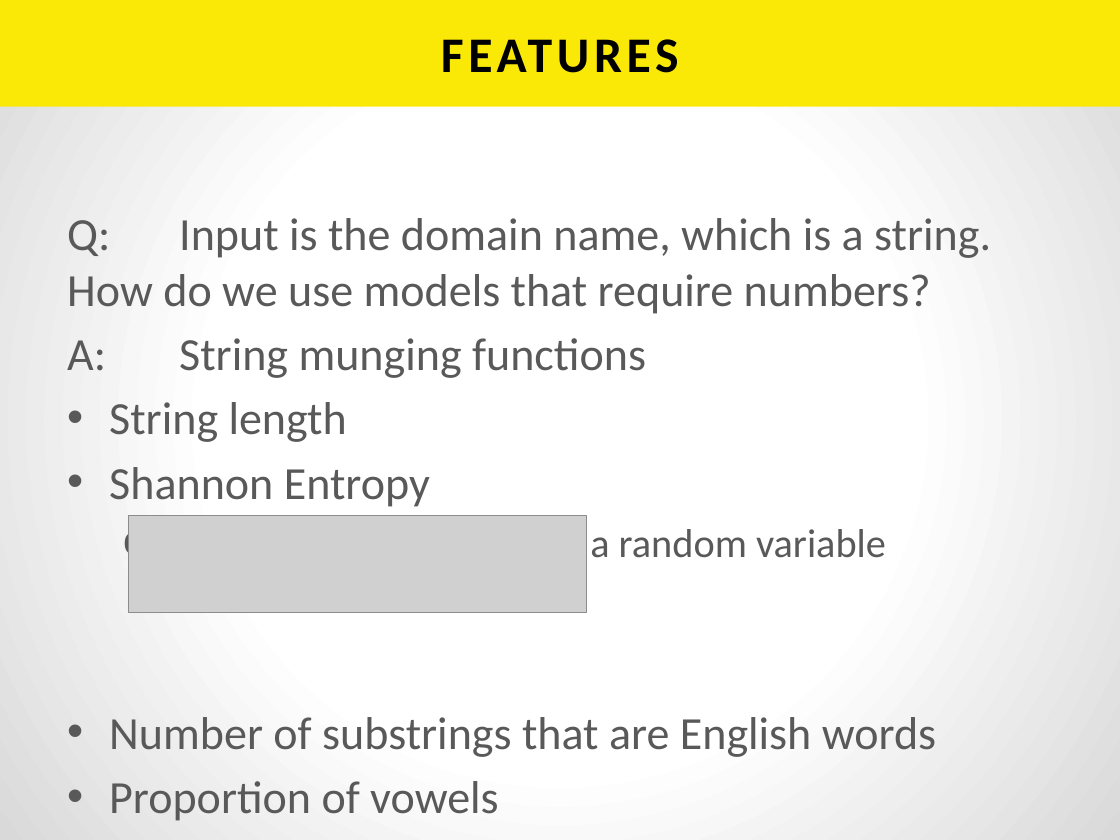
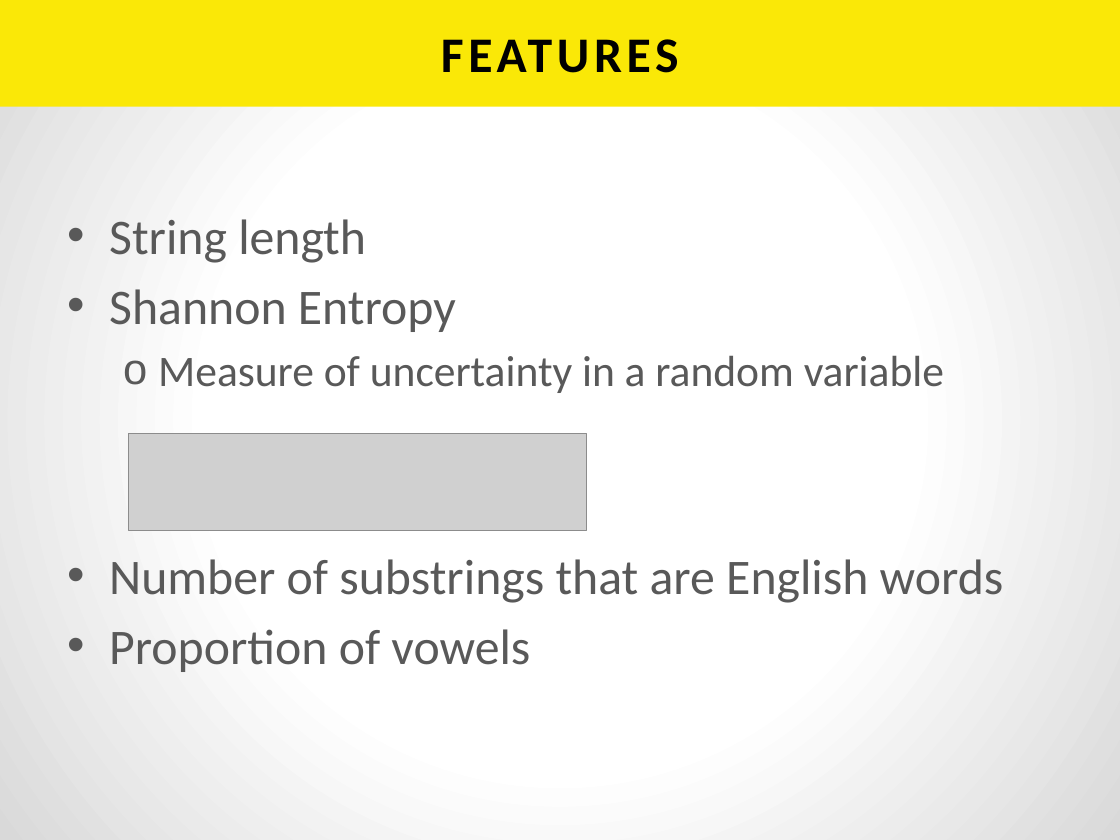
Before and after one commit to h2oai/h2o-tutorials, a slide deck: slide 5 of tutorials/aws-lambda-app/BuildingAnAppWithAWSLambda.pptx (slide 6 before the commit). Drawn at 1120x840 pixels with LibreOffice and Linux fonts; fonts in the diff are those of the drawing; grey boxes stand for pictures. Boxes give left, top, right and bottom in pixels: in the first picture for what was removed or moved away, otherwise in the second. Text is boxed around its words. In the diff, an @@ line names an element or a change of style, - is before the commit and + after.

```diff
--- a/tutorials/aws-lambda-app/BuildingAnAppWithAWSLambda.pptx
+++ b/tutorials/aws-lambda-app/BuildingAnAppWithAWSLambda.pptx
@@ text "String length" at (109, 219, 1004, 672): size 29.6 to 32 pt in "String length", "Shannon Entropy", "Number of substrings that are English words", "Proportion of vowels"; size 25.9 to 28 pt in "Measure of uncertainty in a random variable" @@
@@ text at (67, 218, 991, 378): paragraphs removed @@
-Q: Input is the domain name, which is a string. How do we use models that require numbers?
-A: String munging functions
@@ picture: place and size @@
-picture at (129, 516, 587, 614)
+picture at (129, 433, 587, 531)
```
Also in this commit, not shown: 2 other slides changed, 1 other file.
